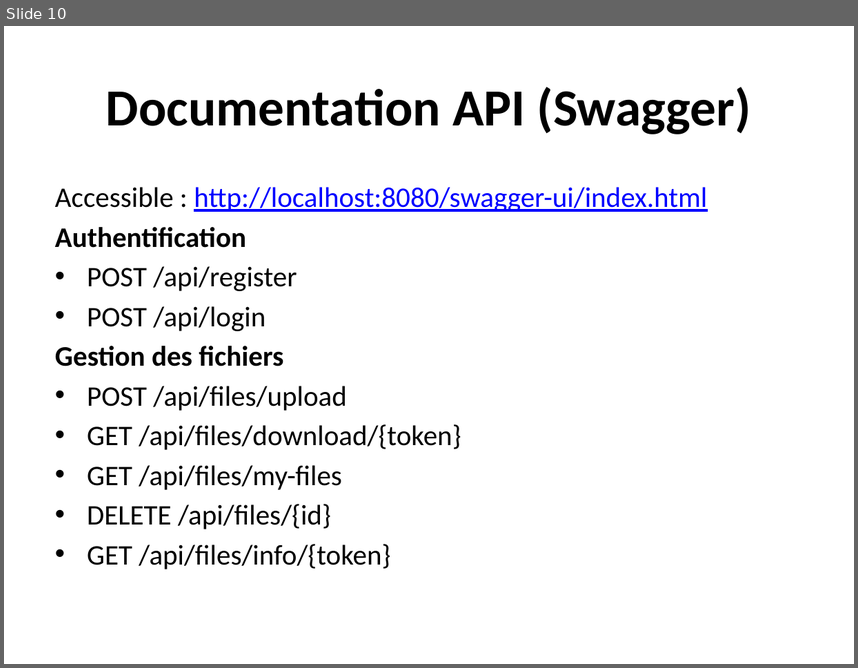
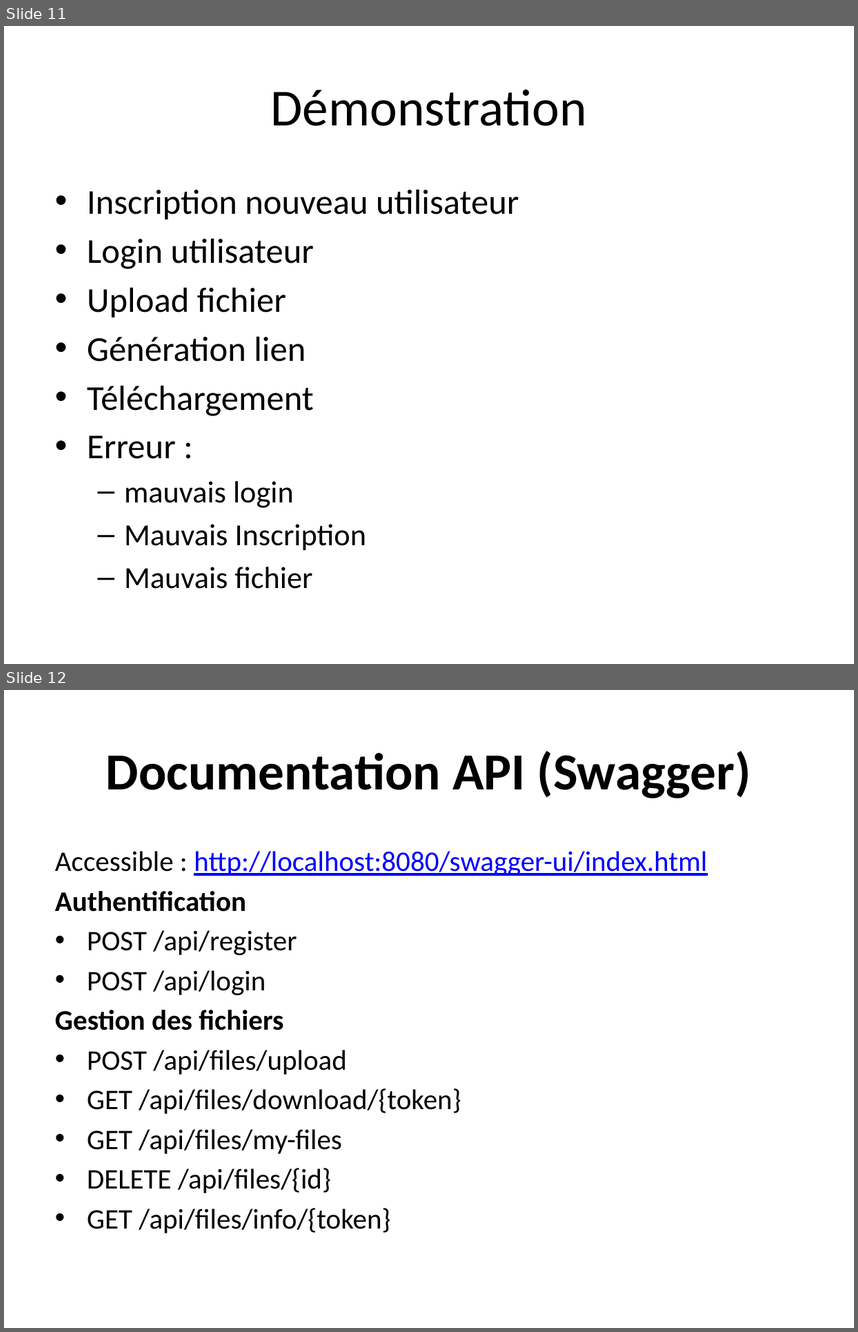
Before and after one commit to Abderrazzak20/Projet3_datashare, a slide deck: DataShare_Presentation.pptx. Shown one above the other, each under a label of ours: slide 10 before the commit, slides 11 and 12 after it. The pictures are 858x668 and 858x1332 pixels, drawn with LibreOffice and Linux fonts; fonts in the diff are those of the drawing. Boxes give left, top, right and bottom in pixels: in the first picture for what was removed or moved away, otherwise in the second. Text is boxed around its words. In the diff, an @@ line names an element or a change of style, - is before the commit and + after.

```diff
--- a/DataShare_Presentation.pptx
+++ b/DataShare_Presentation.pptx
@@ slide 11 added at (4,26,854,664), background #FFFFFF @@
@@ title added at (271,89,587,126), 44 pt, text #000000 @@
+Démonstration
@@ text added at (87,190,519,588), 29.6 pt, text #000000 @@
+• Inscription nouveau utilisateur
+• Login utilisateur
+• Upload fichier
+• Génération lien
+• Téléchargement
+• Erreur :
+  – mauvais login
+  – Mauvais Inscription
+  – Mauvais fichier
@@ what was slide 10 is now slide 12 @@
```
Also in this commit, not shown: 5 slides changed, 5 other slides added, 4 slides removed.
